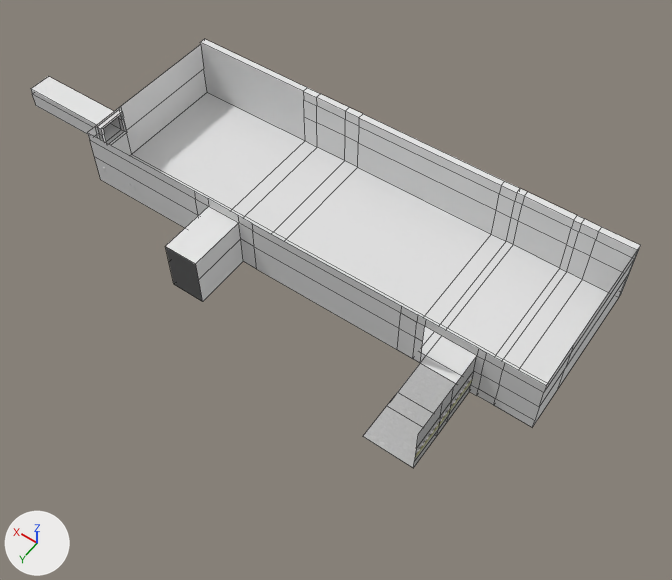
One commit to the Blender file modelBlend/BackRoomInitial.blend: the scene before it, then after it.
Both versions are drawn from a 50 mm camera at (-63.5, 85.2, 138.4) aimed at (-1.8, -1.2, 2.6). Every picture has the same lights, and +X, +Y and +Z are marked at lower left. Mesh edges are drawn as thin lines on the coarser meshes.
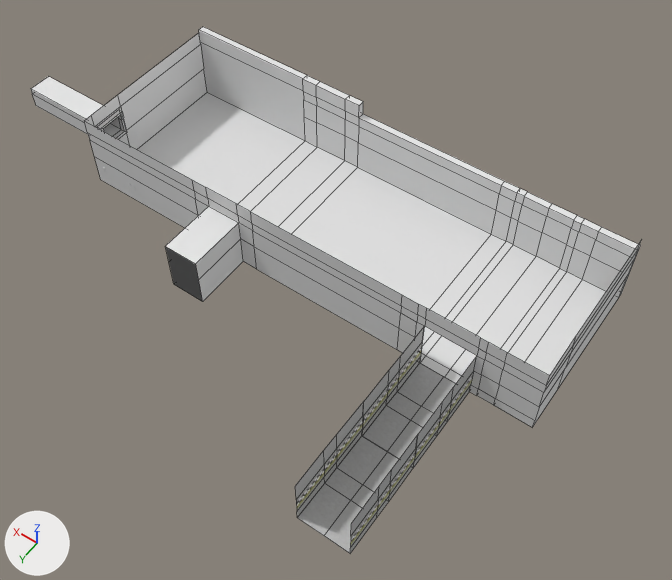
Where the change shows, as pixel boxes (x1, y1, x2, y2) in the pictures (672 x 580 px):
'Plane', reshaped (7% shorter): before (31, 39, 641, 468); after (31, 27, 642, 427)
'Plane.004', added: after (295, 401, 418, 553)
'Plane.003', added: after (362, 327, 477, 468)
part 1 of me_plane, built on: before (201, 39, 577, 468); after (85, 27, 642, 385)

Edits to the bpy script that builds the scene:
```text
Change me_plane:
    used by ob_plane; location = (38.1, -14.8, 0.0); scale = (18.0, -8.12, 7.23)
    remove me_plane.from_pydata(...)  # 210 vertices, 184 faces; spans x -4.61..2.1, y -4.27..2.3, z 0.0..1.89
    add me_plane.from_pydata(...)  # 231 vertices, 206 faces; spans x -4.61..2.1, y -3.53..2.3, z 0.0..2.32
    me_plane part 1
    15 vertices are removed from x -3.92..-3.36, y -4.27..-2.96, z 0.0..1.54
    24 faces are deleted
    1 vertex is added at (-4.61, -0.91, 2.26)
    16 new vertices lie (0.0, 0.0, 0.4) away from vertices in x -4.61..1.0, y -2.05..2.13, z 1.82..1.89
    10 new vertices lie (0.0, 0.0, 0.43) away from vertices in x -1.3..1.0, y 2.13..2.3, z 1.89
    9 new vertices lie (0.28, 0.0, 0.0) away from vertices in x -3.92, y -2.06..2.3, z 0.0..1.89
    46 new faces join them
Add me_plane_001:
    me_plane_001.from_pydata(...)  # 36 vertices, 24 faces; spans x -0.06..0.51, y -1.11..1.11, z -0.55..0.99
    me_plane_001.materials.append(mat_material_005)
Add ob_plane_004:
    ob_plane_004 = bpy.data.objects.new('Plane.004', me_plane_001)
    ob_plane_004.location = (-31.4, 28.9, 4.0)
    ob_plane_004.scale = (18.0, -8.12, 7.23)
Add ob_plane_003:
    ob_plane_003 = bpy.data.objects.new('Plane.003', me_plane_001)
    ob_plane_003.location = (-23.2, 10.9, 4.0)
    ob_plane_003.rotation_euler = (0.0, 0.0, 3.142)  # degrees (0, 0, 180)
    ob_plane_003.scale = (18.0, -8.12, 7.23)
```
